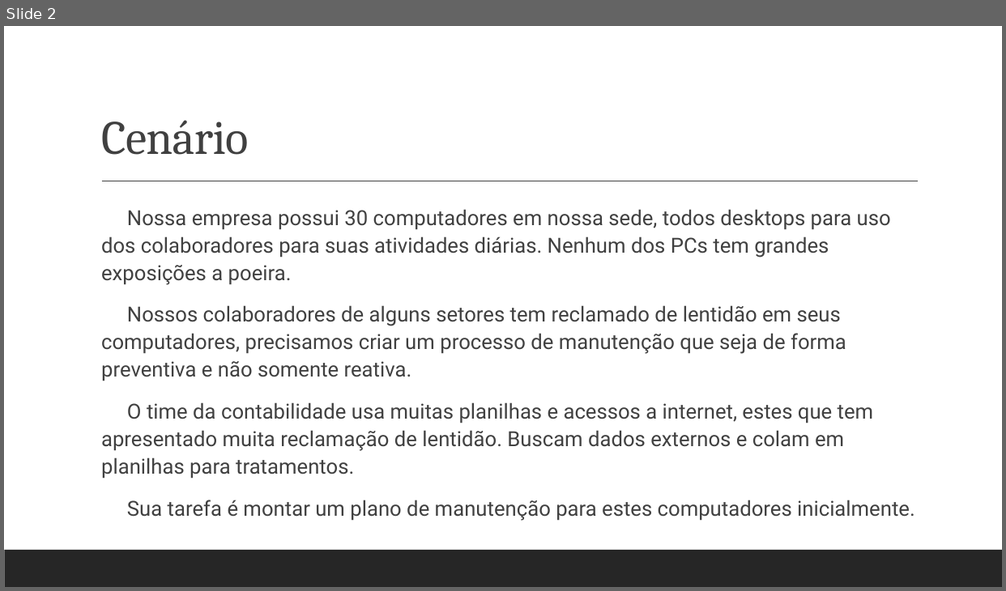
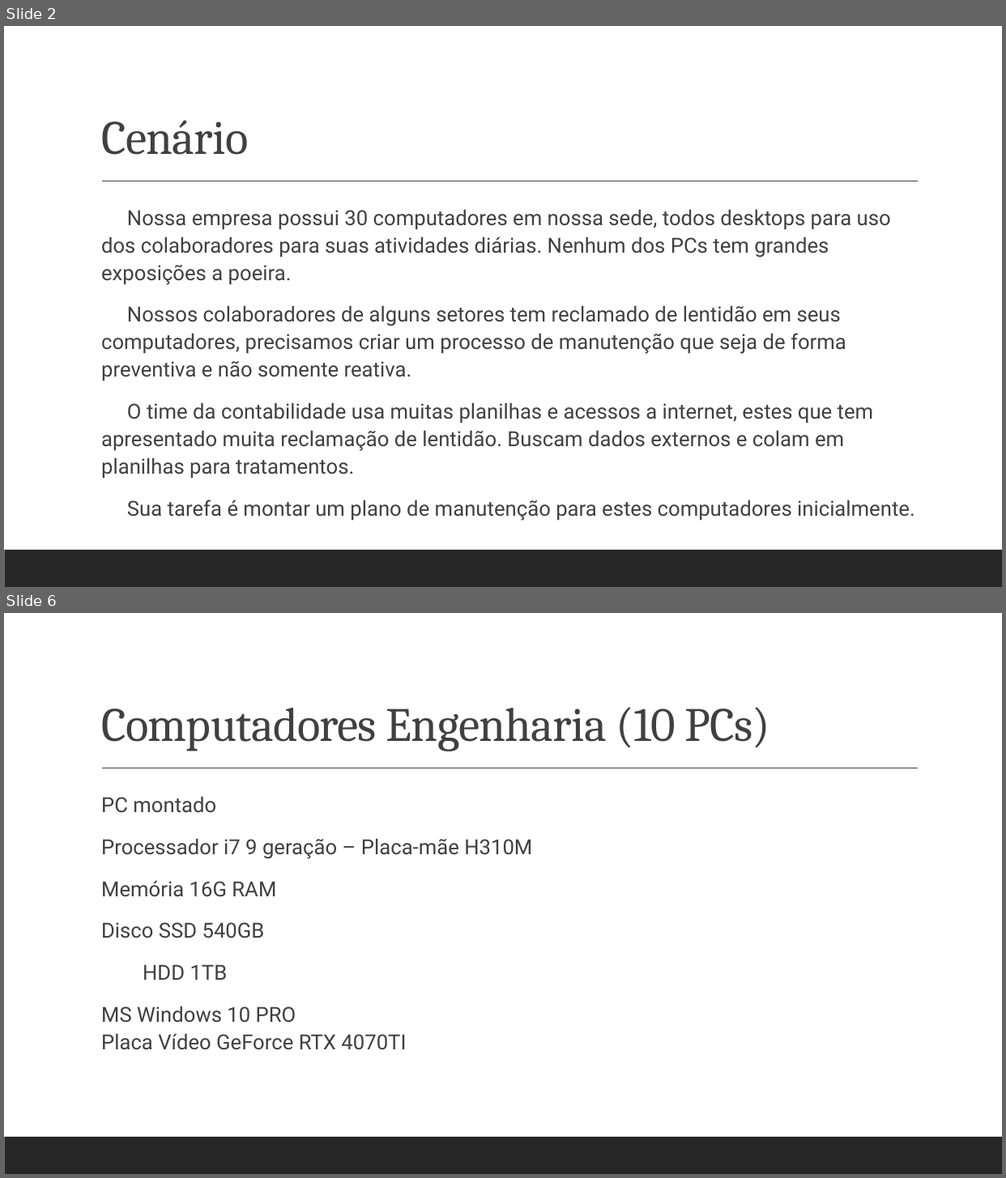
Before and after one commit to emersoninocente/uc03, a slide deck: aula15/Atividade_20240701.pptx. Shown one above the other, each under a label of ours: slide 2 before the commit, slides 2 and 6 after it; the slides between them are not shown. The pictures are 1006x591 and 1006x1178 pixels, drawn with LibreOffice and Linux fonts; fonts in the diff are those of the drawing. Boxes give left, top, right and bottom in pixels: in the first picture for what was removed or moved away, otherwise in the second. Text is boxed around its words. In the diff, an @@ line names an element or a change of style, - is before the commit and + after.

```diff
--- a/aula15/Atividade_20240701.pptx
+++ b/aula15/Atividade_20240701.pptx
@@ slide 6 added at [4, 613, 1002, 1174], background #FFFFFF; not listed: 2 template elements that a slide beside it also shows @@
@@ title added at [101, 707, 770, 752], 46 pt, text #404040 @@
+Computadores Engenharia (10 PCs)
@@ text added at [101, 796, 532, 1050], 20 pt, text #404040 @@
+  PC montado
+  Processador i7 9 geração – Placa-mãe H310M
+  Memória 16G RAM
+  Disco SSD 540GB
+  HDD 1TB
+  MS Windows 10 PRO
+  Placa Vídeo GeForce RTX 4070TI
```
Also in this commit, not shown: 3 other slides added, 1 other file.
